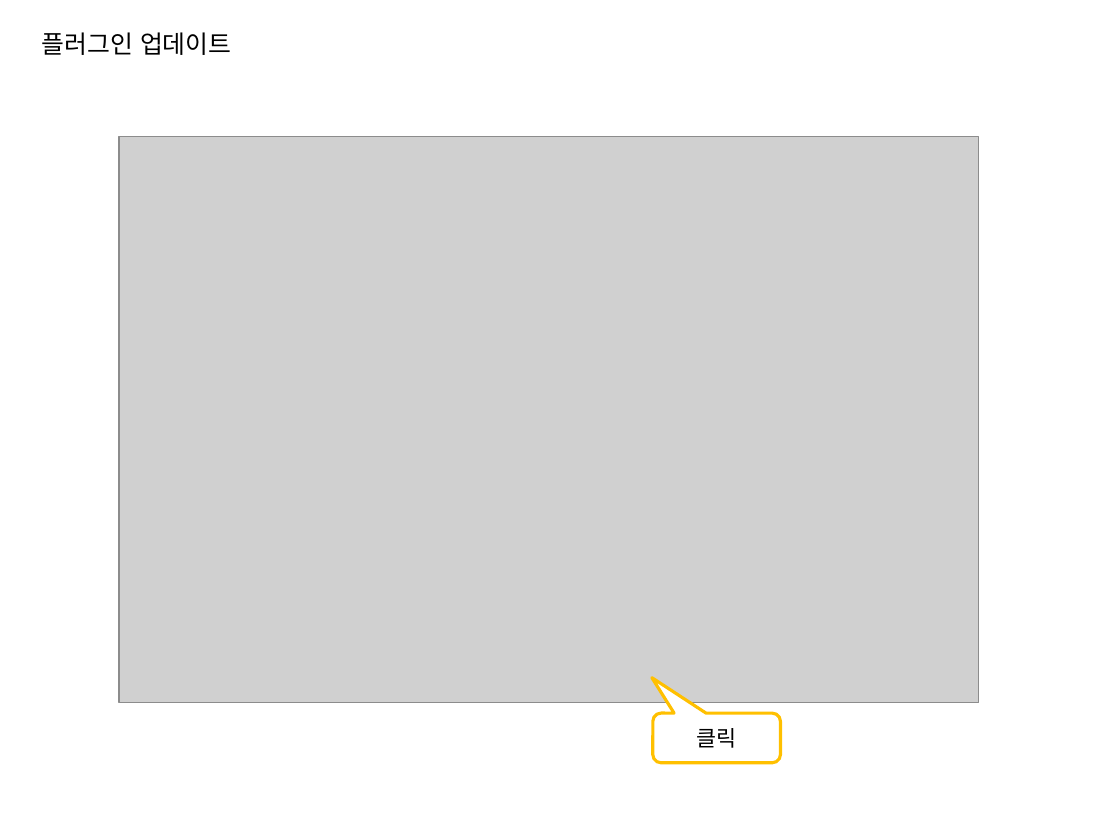
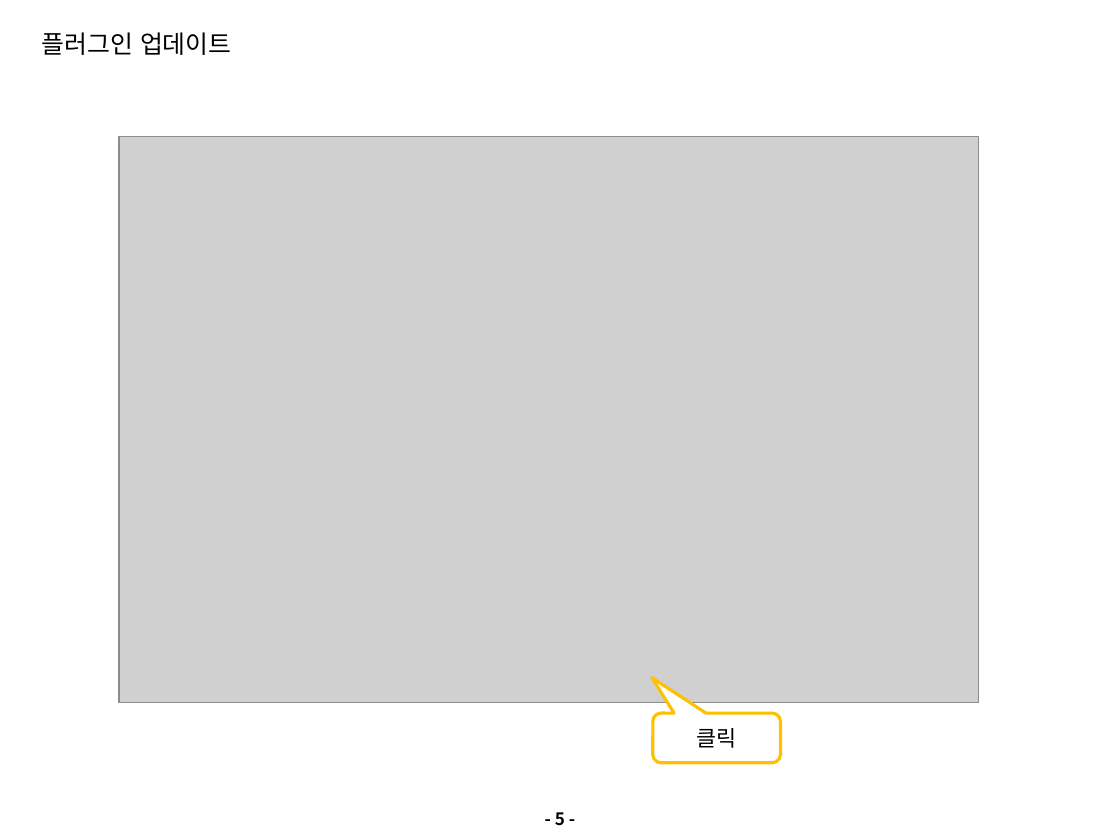
Before and after one commit to hgmin777/NEXCORE-UML-Modeler, a slide deck: slide 5 of wiki_files/NEXCORE UML Modeler_Developer Guide.pptx. Drawn at 1120x840 pixels with LibreOffice and Linux fonts; fonts in the diff are those of the drawing; grey boxes stand for pictures. Boxes give left, top, right and bottom in pixels: in the first picture for what was removed or moved away, otherwise in the second. Text is boxed around its words. In the diff, an @@ line names an element or a change of style, - is before the commit and + after.

```diff
--- a/wiki_files/NEXCORE UML Modeler_Developer Guide.pptx
+++ b/wiki_files/NEXCORE UML Modeler_Developer Guide.pptx
@@ page number added at [555,812,565,826], 11 pt, text #000000, bold @@
+- 5 -
```
Also in this commit, not shown: 16 other slides changed, 1 slide added.
